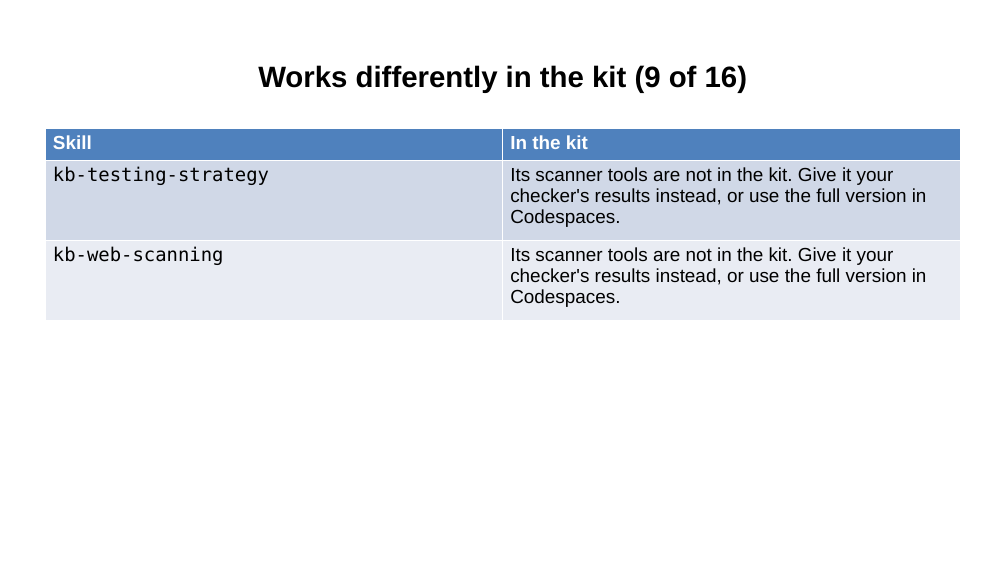
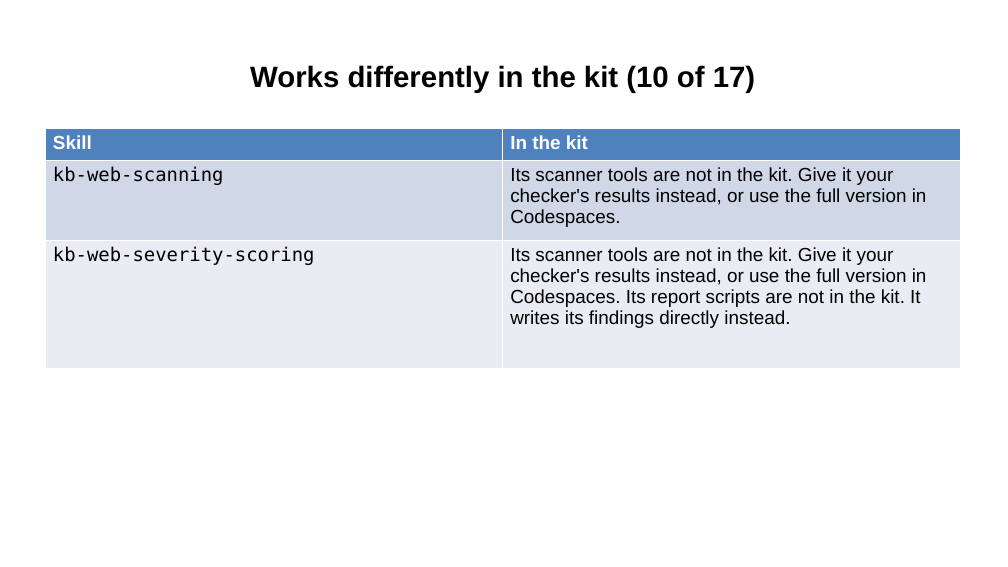
Before and after one commit to Community-Access/glow, a slide deck: slide 26 of docs/ahg-2026/kit/accessibility-agents-in-the-kit.pptx (slide 25 before the commit). Drawn at 1008x567 pixels with LibreOffice and Linux fonts; fonts in the diff are those of the drawing. Boxes give left, top, right and bottom in pixels: in the first picture for what was removed or moved away, otherwise in the second. Text is boxed around its words. In the diff, an @@ line names an element or a change of style, - is before the commit and + after.

```diff
--- a/docs/ahg-2026/kit/accessibility-agents-in-the-kit.pptx
+++ b/docs/ahg-2026/kit/accessibility-agents-in-the-kit.pptx
@@ title at [250, 65, 755, 93]: text changed @@
-Works differently in the kit (9 of 16)
+Works differently in the kit (10 of 17)
@@ table at [45, 129, 960, 369] @@
-row 2: kb-testing-strategy | Its scanner tools are not in the kit. Give it your checker's results instead, or use the full version in Codespaces.
+row 3: kb-web-severity-scoring | Its scanner tools are not in the kit. Give it your checker's results instead, or use the full version in Codespaces. Its report scripts are not in the kit. It writes its findings directly instead.
```
Also in this commit, not shown: 16 other slides changed, 1 slide added, 47 other files.
